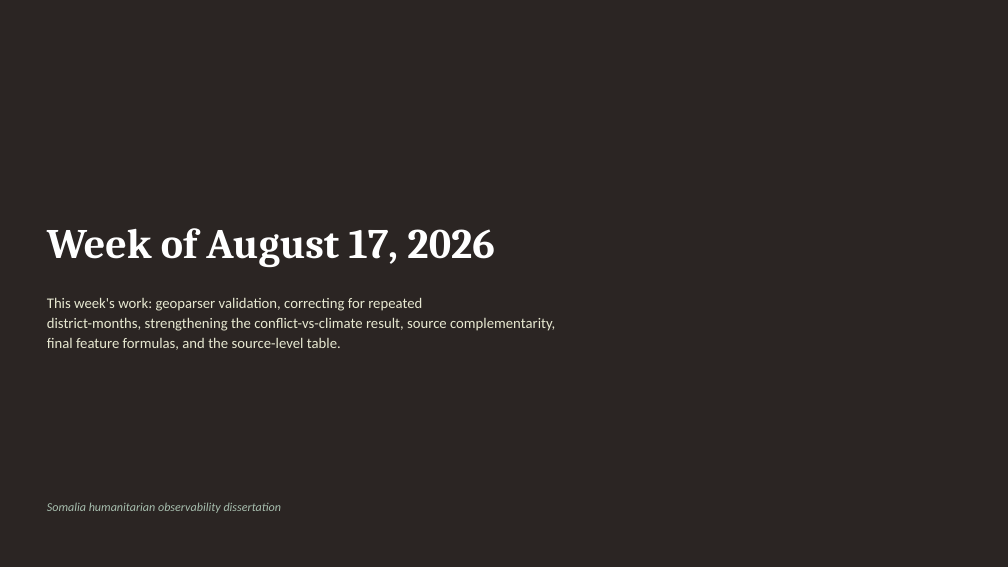
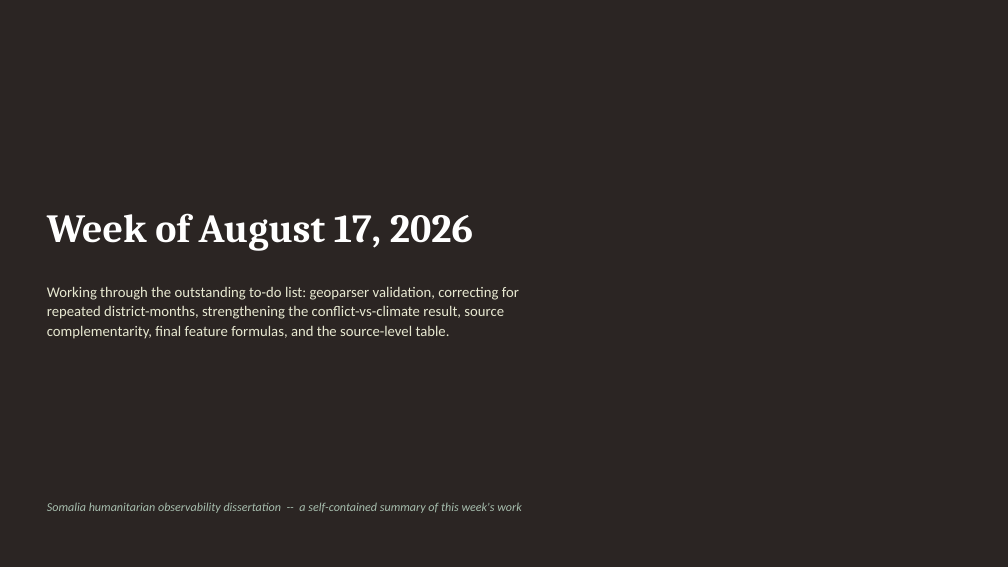
Before and after one commit to hcfgsqm2q7-lang/Dissertation---Samuel-Aracena, a slide deck: slide 1 of weekly_meetings/2026_08_17_slides.pptx. Drawn at 1008x567 pixels with LibreOffice and Linux fonts; fonts in the diff are those of the drawing. Boxes give left, top, right and bottom in pixels: in the first picture for what was removed or moved away, otherwise in the second. Text is boxed around its words. In the diff, an @@ line names an element or a change of style, - is before the commit and + after.

```diff
--- a/weekly_meetings/2026_08_17_slides.pptx
+++ b/weekly_meetings/2026_08_17_slides.pptx
@@ text "Week of August 17, 2026": place and size @@
-text "Week of August 17, 2026" at bbox=[47, 228, 495, 268]
+text "Week of August 17, 2026" at bbox=[47, 213, 473, 251]
@@ text "Week of August 17, 2026" at bbox=[47, 213, 473, 251]: size 40 to 38 pt @@
@@ text at bbox=[47, 286, 519, 339]: text changed @@
-This week's work: geoparser validation, correcting for repeated
-district-months, strengthening the conflict-vs-climate result, source complementarity,
-final feature formulas, and the source-level table.
+Working through the outstanding to-do list: geoparser validation, correcting for
+repeated district-months, strengthening the conflict-vs-climate result, source
+complementarity, final feature formulas, and the source-level table.
@@ text at bbox=[47, 502, 521, 513]: text changed @@
-Somalia humanitarian observability dissertation
+Somalia humanitarian observability dissertation -- a self-contained summary of this week's work
```
Also in this commit, not shown: 14 other slides changed, 11 slides added, 1 slide removed, 1 other file.
